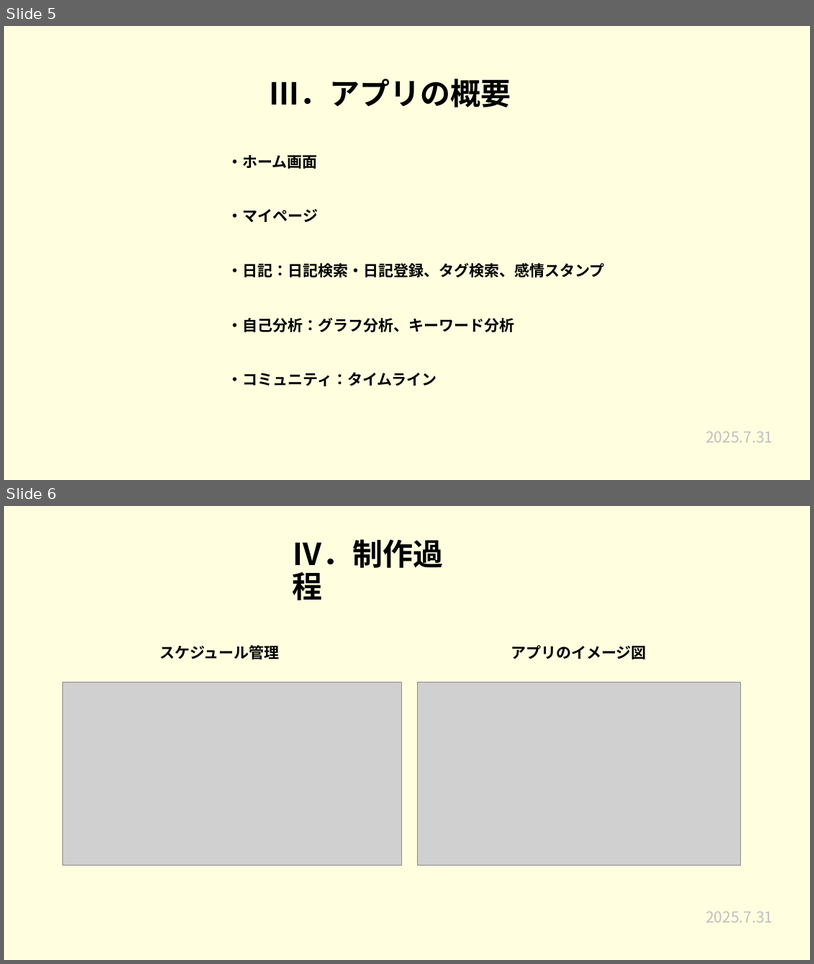
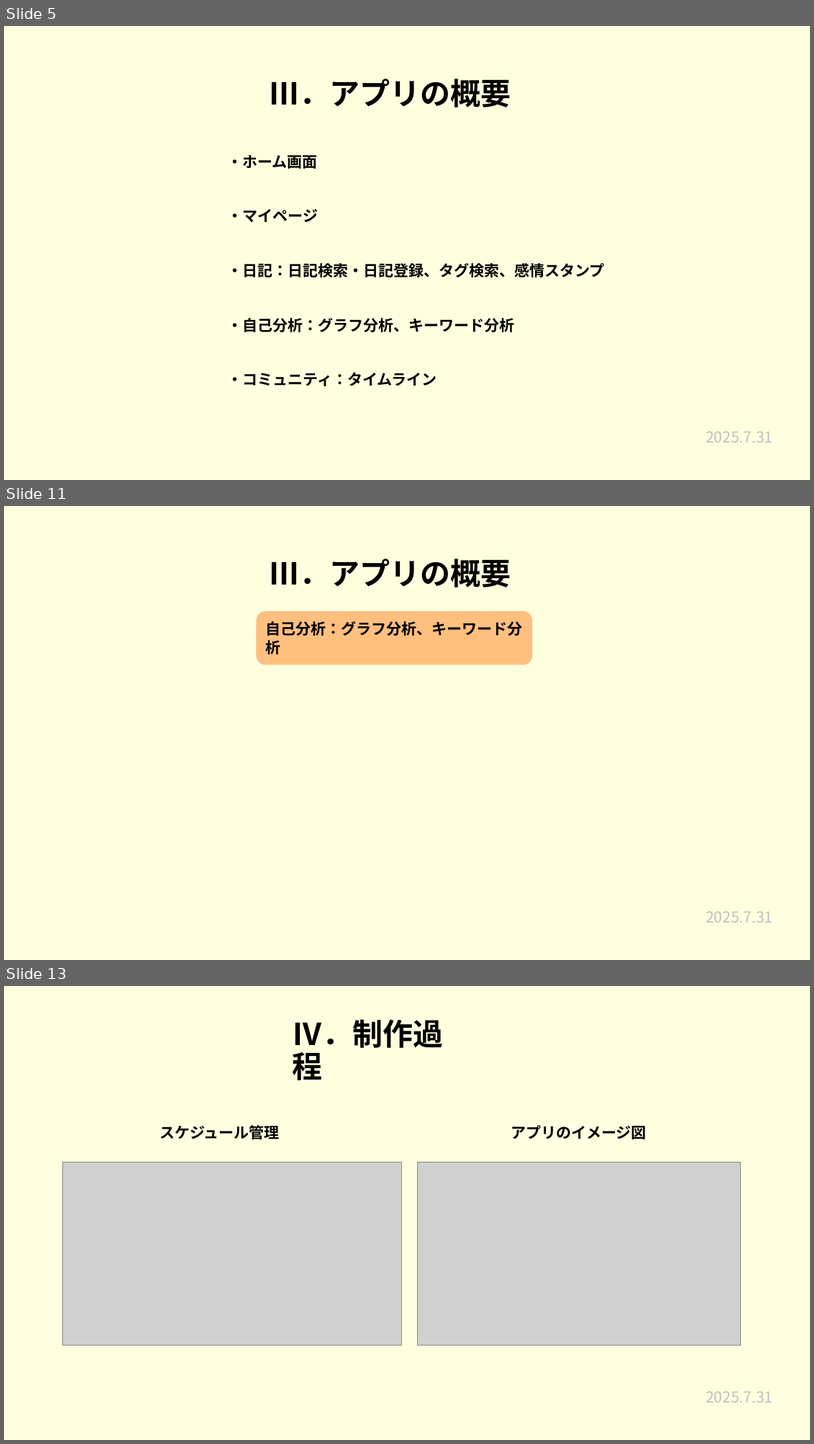
Before and after one commit to plusdojo2025/a2-7, a slide deck: 発表準備/7月成果発表会.pptx. Shown one above the other, each under a label of ours: slides 5 and 6 before the commit, slides 5, 11 and 13 after it; the slides between them are not shown. The pictures are 814x964 and 814x1444 pixels, drawn with LibreOffice and Linux fonts; fonts in the diff are those of the drawing; grey boxes stand for pictures. Boxes give left, top, right and bottom in pixels: in the first picture for what was removed or moved away, otherwise in the second. Text is boxed around its words. In the diff, an @@ line names an element or a change of style, - is before the commit and + after.

```diff
--- a/発表準備/7月成果発表会.pptx
+++ b/発表準備/7月成果発表会.pptx
@@ slide 11 added at (4,506,810,960), background #FFFFFF @@
@@ rectangle added at (4,506,810,960), fill #FFFFE0 @@
@@ title added at (270,559,512,587), 36 pt, text #000000, bold @@
+Ⅲ．アプリの概要
@@ rounded rectangle added at (257,612,532,664), fill #FFBF7F, outline #FFBF7F 1.5 pt, 18 pt, text #000000, bold @@
+自己分析：グラフ分析、キーワード分析
@@ text added at (706,911,773,922), 18 pt, text #BFBFBF @@
+2025.7.31
@@ what was slide 6 is now slide 13 @@
```
Also in this commit, not shown: 6 other slides added.
